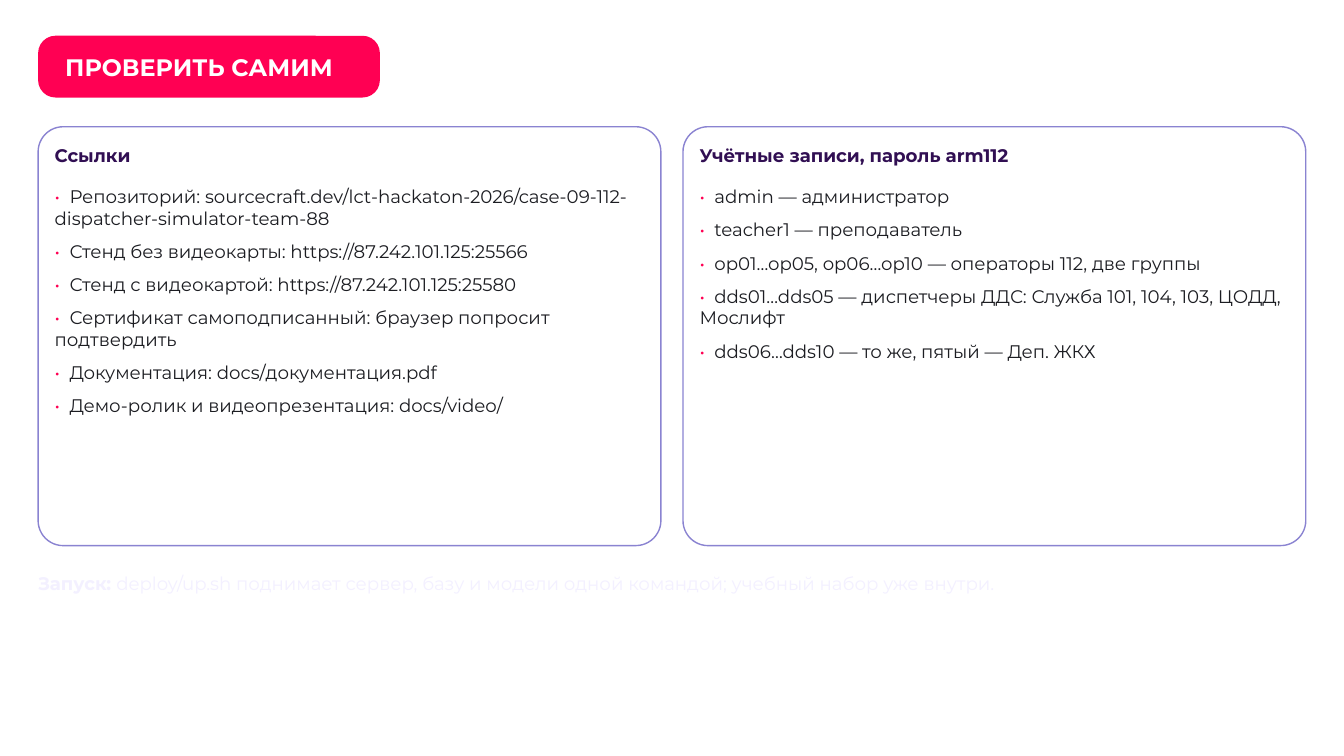
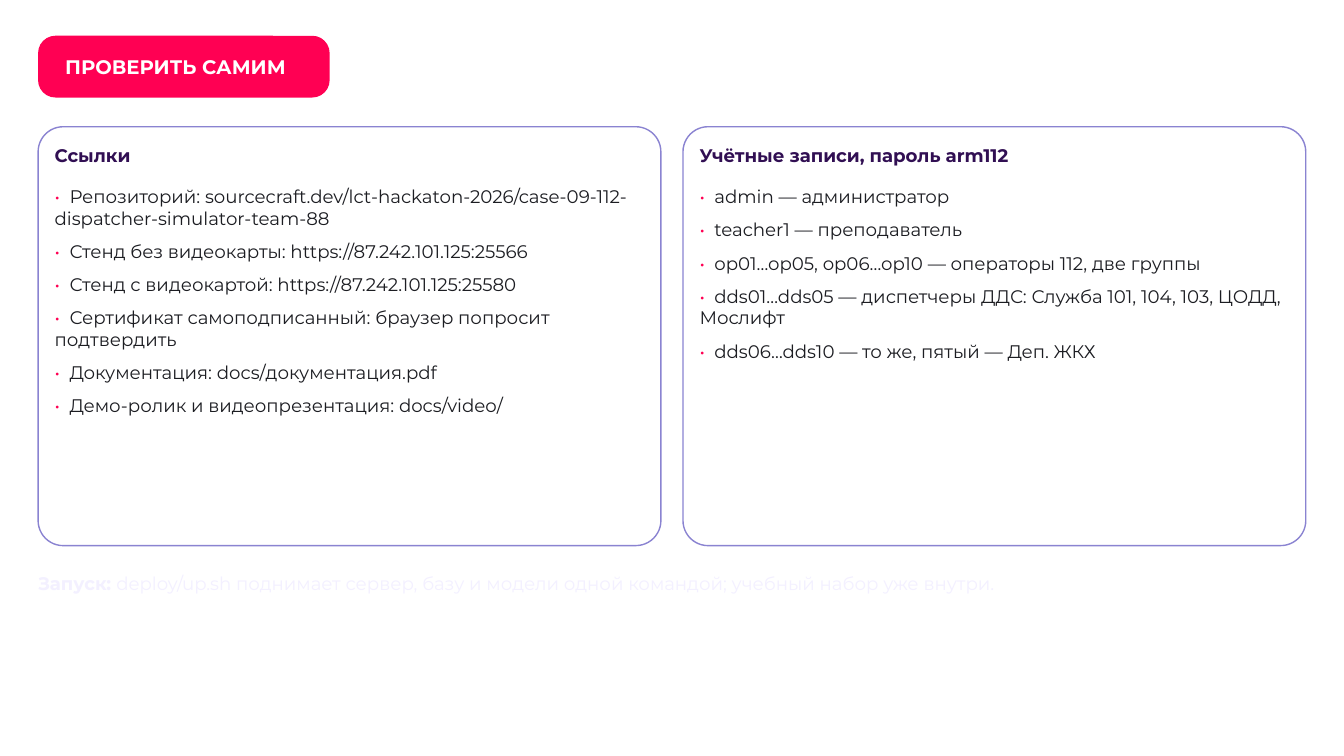
Before and after one commit to Den4ikAI/arm112-trainer_final, a slide deck: slide 27 of docs/презентация.pptx. Drawn at 1344x756 pixels with LibreOffice and Linux fonts; fonts in the diff are those of the drawing; background and template pictures are left out. Boxes give left, top, right and bottom in pixels: in the first picture for what was removed or moved away, otherwise in the second. Text is boxed around its words. In the diff, an @@ line names an element or a change of style, - is before the commit and + after.

```diff
--- a/docs/презентация.pptx
+++ b/docs/презентация.pptx
@@ rounded rectangle "ПРОВЕРИТЬ САМИМ": place and size @@
-rounded rectangle "ПРОВЕРИТЬ САМИМ" at box(38, 35, 380, 97)
+rounded rectangle "ПРОВЕРИТЬ САМИМ" at box(38, 35, 330, 97)
@@ rounded rectangle "ПРОВЕРИТЬ САМИМ" at box(38, 35, 330, 97): size 17 to 14 pt @@
```
Also in this commit, not shown: 22 other slides changed, 4 other files.
